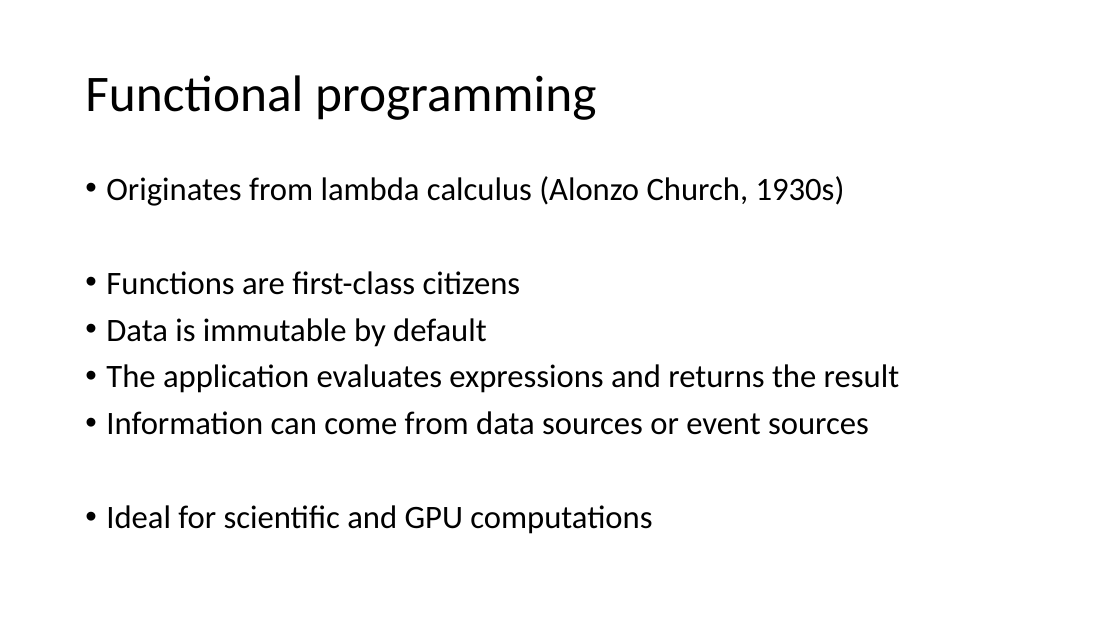
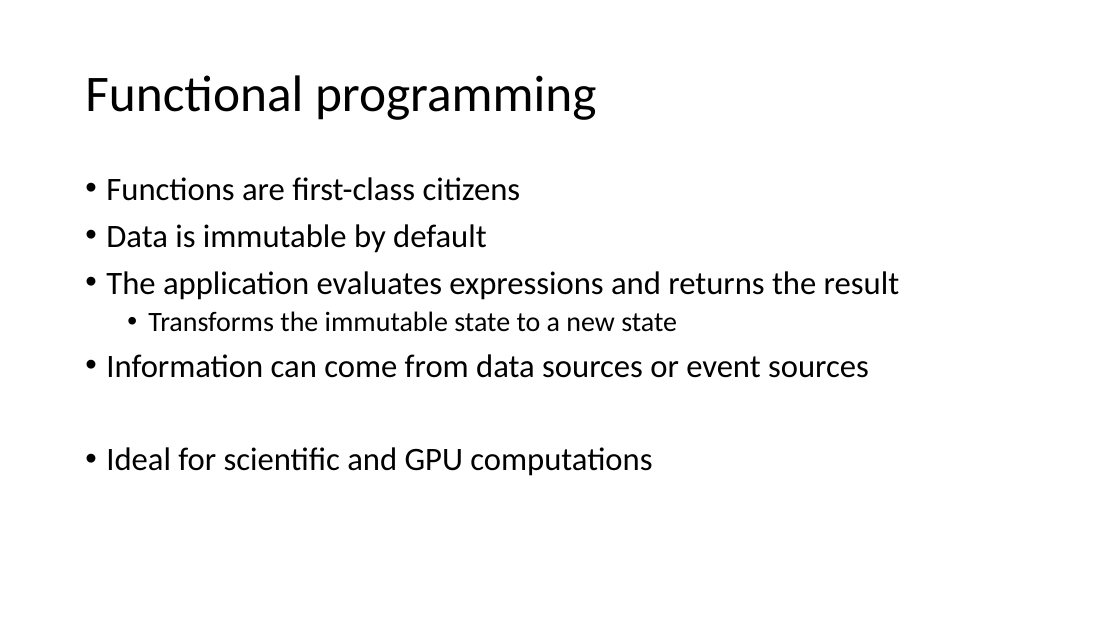
Before and after one commit to FoggyFinder/FSharpDemo, a slide deck: slide 5 of docs/FSharp.pptx. Drawn at 1120x630 pixels with LibreOffice and Linux fonts; fonts in the diff are those of the drawing. Boxes give left, top, right and bottom in pixels: in the first picture for what was removed or moved away, otherwise in the second. Text is boxed around its words. In the diff, an @@ line names an element or a change of style, - is before the commit and + after.

```diff
--- a/docs/FSharp.pptx
+++ b/docs/FSharp.pptx
@@ text at (106, 176, 845, 206): paragraph removed @@
-• Originates from lambda calculus (Alonzo Church, 1930s)
@@ text at (148, 311, 677, 332): paragraph added @@
+  • Transforms the immutable state to a new state
```
Also in this commit, not shown: 2 other slides changed, 1 other file.
